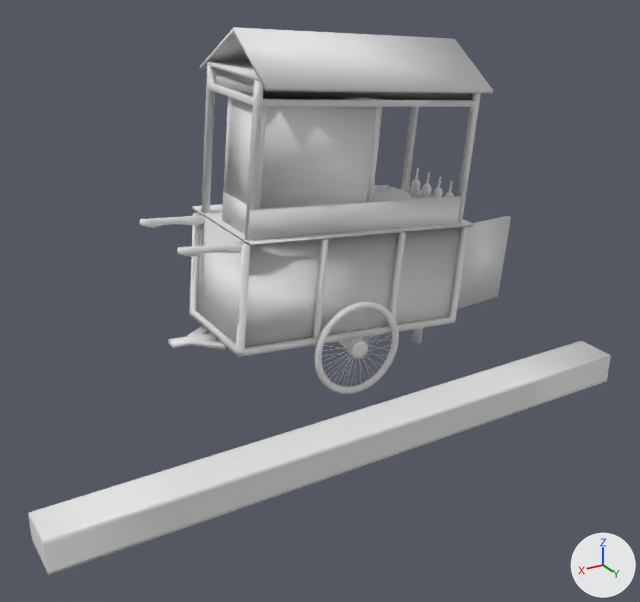
The OBJ model MiyoshiTaishou_Hew2023/asset/model/Yatai.obj as it was, and as the next commit left it.
The view is the same before and after, from a 50 mm camera at (871.0, 1432.0, 930.0) aimed at (109.0, 161.0, 295.0). Lighting does not change. The marker at lower right points along +X, +Y and +Z. Materials are left out; every surface is plain grey. Where no turn or scale is listed for an object, it has been applied to the vertices. Vertices at the same position are counted once.

Names of what the first picture shows: 'Yatai'.
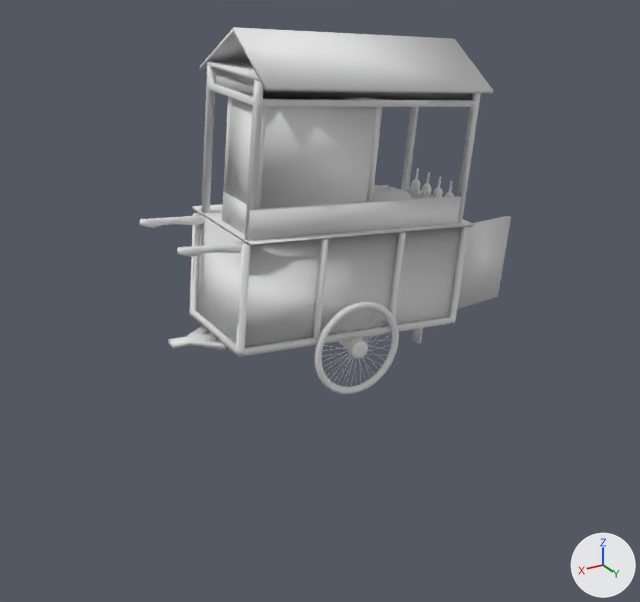
Changed parts and their boxes [x1, y1, x2, y2] in the pictures (640 x 602 px):
'Yatai', reshaped
    before: [28, 27, 611, 576]
    after: [140, 27, 511, 394]
part 1 of me_yatai, deleted
    before: [28, 341, 611, 576]

Patch to the scene script:
```diff
--- a/MiyoshiTaishou_Hew2023/asset/model/Yatai.obj.py
+++ b/MiyoshiTaishou_Hew2023/asset/model/Yatai.obj.py
@@ me_yatai @@
 me_yatai.from_pydata(...)  # 15344 vertices, 30205 faces; spans x -465.0..680.0, y -143.0..351.0, z 58.0..761.0
 # used by ob_yatai; location = (0.0, 0.0, 0.0)
+# me_yatai part 1: the loose piece of 132 vertices spanning x -465.0..680.0, y 261.0..351.0, z 58.0..119.0 is deleted
```
